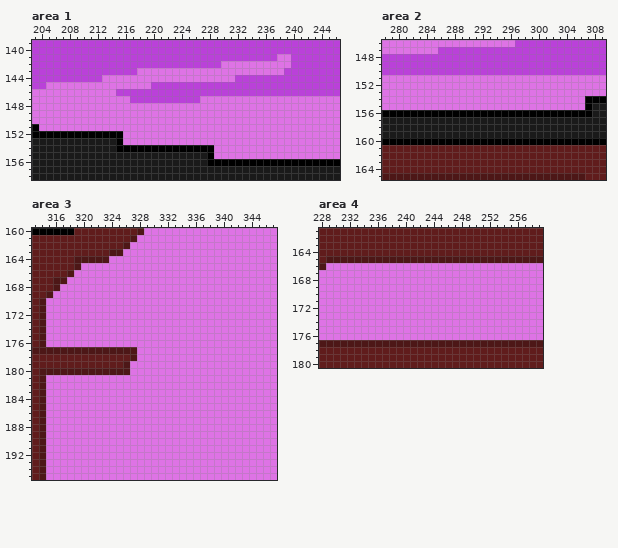
File history of a pixel-art file, Assets/Sprites/background.aseprite. Above, as it was before the edit.
540x360 pixels, 1 frame. Colours within 5 levels of each other are drawn and written as one. Shown: area 1: x 203..246, y 139..158; area 2: x 278..309, y 146..165; area 3: x 313..347, y 160..195; area 4: x 228..259, y 161..180. The commit also changed other parts of the picture, which this record leaves out.
And afterwards:
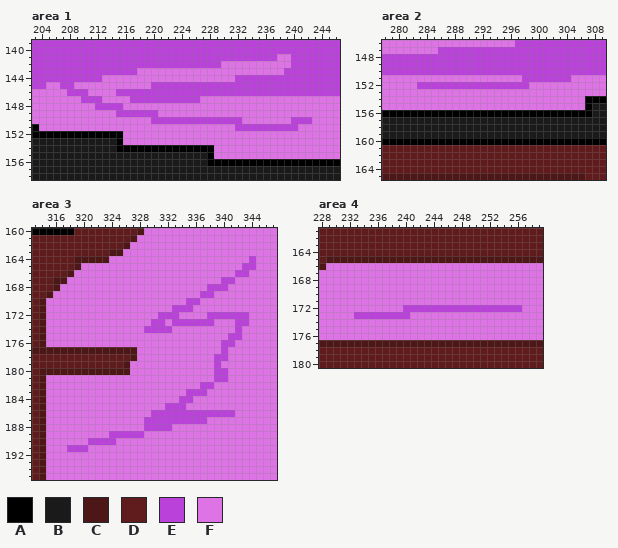
Palette (. is transparent): A #000000  B #1a1a1a  C #4d1717  D #601c1c  E #ba41d9  F #de73e5
The edit:
--- area 1, layer "Layer 2"
@@ x 203..246 @@
 144 EEEEEEEEEEFFFFFFFFFFFFFFFFFFFEEEEEEEEEEEEEEE
-145 EEFFFFFFFFFFFFFFFEEEEEEEEEEEEEEEEEEEEEEEEEEE
-146 FFFFFFFFFFFFEEEEEEEEEEEEEEEEEEEEEEEEEEEEEEEE
-147 FFFFFFFFFFFFFFEEEEEEEEEEFFFFFFFFFFFFFFFFFFFF
-148 FFFFFFFFFFFFFFFFFFFFFFFFFFFFFFFFFFFFFFFFFFFF
-149 FFFFFFFFFFFFFFFFFFFFFFFFFFFFFFFFFFFFFFFFFFFF
-150 FFFFFFFFFFFFFFFFFFFFFFFFFFFFFFFFFFFFFFFFFFFF
-151 AFFFFFFFFFFFFFFFFFFFFFFFFFFFFFFFFFFFFFFFFFFF
+145 EEFFEEFFFFFFFFFFFEEEEEEEEEEEEEEEEEEEEEEEEEEE
+146 FFFFFEEEFFFFEEEEEEEEEEEEEEEEEEEEEEEEEEEEEEEE
+147 FFFFFFFEEEFFFFEEEEEEEEEEFFFFFFFFFFFFFFFFFFFF
+148 FFFFFFFFFEEEEFFFFFFFFFFFFFFFFFFFFFFFFFFFFFFF
+149 FFFFFFFFFFFFEEEEEEFFFFFFFFFFFFFFFFFFFFFFFFFF
+150 FFFFFFFFFFFFFFFFFEEEEEEEEEEEEEFFFFFFFEEEFFFF
+151 AFFFFFFFFFFFFFFFFFFFFFFFFFFFFEEEEEEEEEFFFFFF
 152 AAAAAAAAAAAAAFFFFFFFFFFFFFFFFFFFFFFFFFFFFFFF
--- area 2, layer "Layer 2"
@@ x 278..309 @@
 150 EEEEEEEEEEEEEEEEEEEEEEEEEEEEEEEE
-151 FFFFFFFFFFFFFFFFFFFFFFFFFFFFFFFF
-152 FFFFFFFFFFFFFFFFFFFFFFFFFFFFFFFF
+151 FFFFFFFFFFFFFFFFFFFFEEEEEEEFFFFF
+152 FFFFFEEEEEEEEEEEEEEEEFFFFFFFFFFF
 153 FFFFFFFFFFFFFFFFFFFFFFFFFFFFFFFF
--- area 3, layer "Layer 2"
@@ x 313..347 @@
 163 DDDDDDDDDDDCCFFFFFFFFFFFFFFFFFFFFFF
-164 DDDDDDCCCCCFFFFFFFFFFFFFFFFFFFFFFFF
-165 DDDDDDCFFFFFFFFFFFFFFFFFFFFFFFFFFFF
-166 DDDDDCFFFFFFFFFFFFFFFFFFFFFFFFFFFFF
-167 DDDCCFFFFFFFFFFFFFFFFFFFFFFFFFFFFFF
-168 DDDCFFFFFFFFFFFFFFFFFFFFFFFFFFFFFFF
-169 DDCFFFFFFFFFFFFFFFFFFFFFFFFFFFFFFFF
-170 DCFFFFFFFFFFFFFFFFFFFFFFFFFFFFFFFFF
-171 DCFFFFFFFFFFFFFFFFFFFFFFFFFFFFFFFFF
-172 DCFFFFFFFFFFFFFFFFFFFFFFFFFFFFFFFFF
-173 DCFFFFFFFFFFFFFFFFFFFFFFFFFFFFFFFFF
-174 DCFFFFFFFFFFFFFFFFFFFFFFFFFFFFFFFFF
-175 DCFFFFFFFFFFFFFFFFFFFFFFFFFFFFFFFFF
-176 DCFFFFFFFFFFFFFFFFFFFFFFFFFFFFFFFFF
-177 CCCCCCCCCCCCCCCFFFFFFFFFFFFFFFFFFFF
-178 DDDDDDDDDDDDDDCFFFFFFFFFFFFFFFFFFFF
-179 DDDDDDDDDDDDDCFFFFFFFFFFFFFFFFFFFFF
-180 DCCCCCCCCCCCCCFFFFFFFFFFFFFFFFFFFFF
-181 DCFFFFFFFFFFFFFFFFFFFFFFFFFFFFFFFFF
-182 DCFFFFFFFFFFFFFFFFFFFFFFFFFFFFFFFFF
-183 DCFFFFFFFFFFFFFFFFFFFFFFFFFFFFFFFFF
-184 DCFFFFFFFFFFFFFFFFFFFFFFFFFFFFFFFFF
-185 DCFFFFFFFFFFFFFFFFFFFFFFFFFFFFFFFFF
-186 DCFFFFFFFFFFFFFFFFFFFFFFFFFFFFFFFFF
-187 DCFFFFFFFFFFFFFFFFFFFFFFFFFFFFFFFFF
-188 DCFFFFFFFFFFFFFFFFFFFFFFFFFFFFFFFFF
-189 DCFFFFFFFFFFFFFFFFFFFFFFFFFFFFFFFFF
-190 DCFFFFFFFFFFFFFFFFFFFFFFFFFFFFFFFFF
-191 DCFFFFFFFFFFFFFFFFFFFFFFFFFFFFFFFFF
+164 DDDDDDCCCCCFFFFFFFFFFFFFFFFFFFFEFFF
+165 DDDDDDCFFFFFFFFFFFFFFFFFFFFFFFEEFFF
+166 DDDDDCFFFFFFFFFFFFFFFFFFFFFFFEEFFFF
+167 DDDCCFFFFFFFFFFFFFFFFFFFFFFEEFFFFFF
+168 DDDCFFFFFFFFFFFFFFFFFFFFFEEEFFFFFFF
+169 DDCFFFFFFFFFFFFFFFFFFFFFEEFFFFFFFFF
+170 DCFFFFFFFFFFFFFFFFFFFFEEFFFFFFFFFFF
+171 DCFFFFFFFFFFFFFFFFFFEEEFFFFFFFFFFFF
+172 DCFFFFFFFFFFFFFFFFEEEFFFFEEEEEEFFFF
+173 DCFFFFFFFFFFFFFFFEEFEEEEEEFFFEEFFFF
+174 DCFFFFFFFFFFFFFFEEEEFFFFFFFFFEFFFFF
+175 DCFFFFFFFFFFFFFFFFFFFFFFFFFFEEFFFFF
+176 DCFFFFFFFFFFFFFFFFFFFFFFFFFEEFFFFFF
+177 CCCCCCCCCCCCCCCFFFFFFFFFFFFEFFFFFFF
+178 DDDDDDDDDDDDDDCFFFFFFFFFFFEEFFFFFFF
+179 DDDDDDDDDDDDDCFFFFFFFFFFFFEFFFFFFFF
+180 DCCCCCCCCCCCCCFFFFFFFFFFFFEEFFFFFFF
+181 DCFFFFFFFFFFFFFFFFFFFFFFFFEEFFFFFFF
+182 DCFFFFFFFFFFFFFFFFFFFFFFEEFFFFFFFFF
+183 DCFFFFFFFFFFFFFFFFFFFFEEEFFFFFFFFFF
+184 DCFFFFFFFFFFFFFFFFFFFEEFFFFFFFFFFFF
+185 DCFFFFFFFFFFFFFFFFFEEEFFFFFFFFFFFFF
+186 DCFFFFFFFFFFFFFFFEEEEEEEEEEEEFFFFFF
+187 DCFFFFFFFFFFFFFFEEEEEEEEEFFFFFFFFFF
+188 DCFFFFFFFFFFFFFFEEEEFFFFFFFFFFFFFFF
+189 DCFFFFFFFFFEEEEEFFFFFFFFFFFFFFFFFFF
+190 DCFFFFFFEEEEFFFFFFFFFFFFFFFFFFFFFFF
+191 DCFFFEEEFFFFFFFFFFFFFFFFFFFFFFFFFFF
 192 DCFFFFFFFFFFFFFFFFFFFFFFFFFFFFFFFFF
--- area 4, layer "Layer 2"
@@ x 228..259 @@
 171 FFFFFFFFFFFFFFFFFFFFFFFFFFFFFFFF
-172 FFFFFFFFFFFFFFFFFFFFFFFFFFFFFFFF
-173 FFFFFFFFFFFFFFFFFFFFFFFFFFFFFFFF
+172 FFFFFFFFFFFFEEEEEEEEEEEEEEEEEFFF
+173 FFFFFEEEEEEEEFFFFFFFFFFFFFFFFFFF
 174 FFFFFFFFFFFFFFFFFFFFFFFFFFFFFFFF
